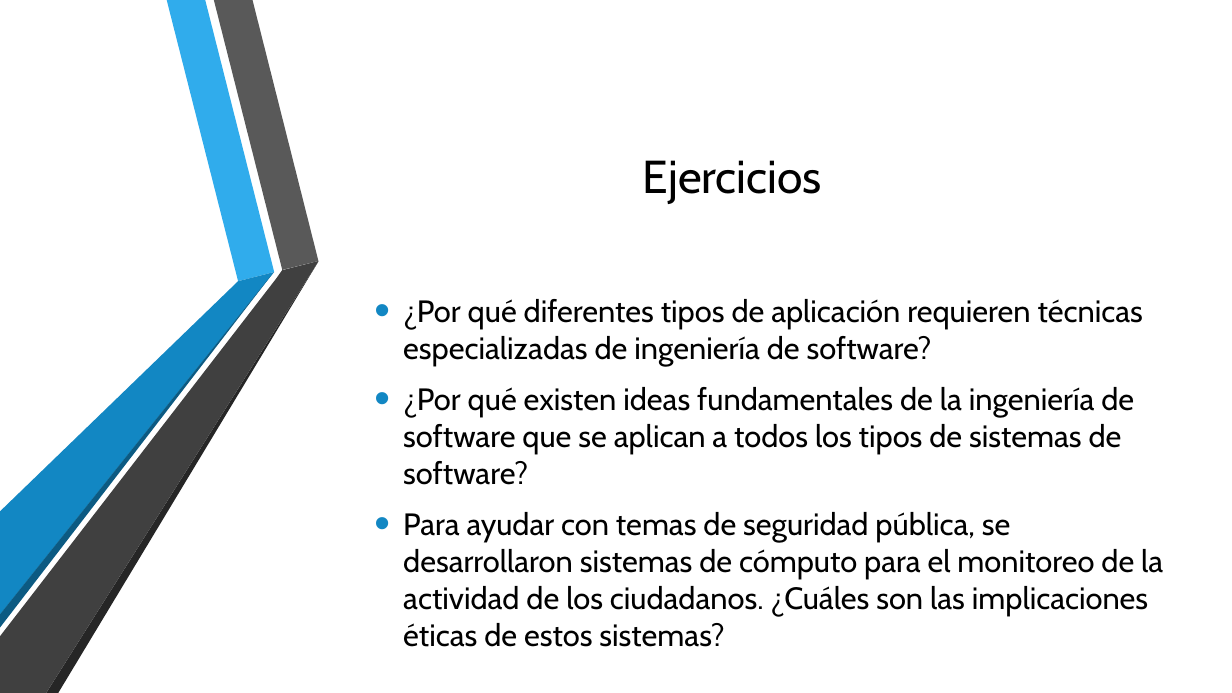
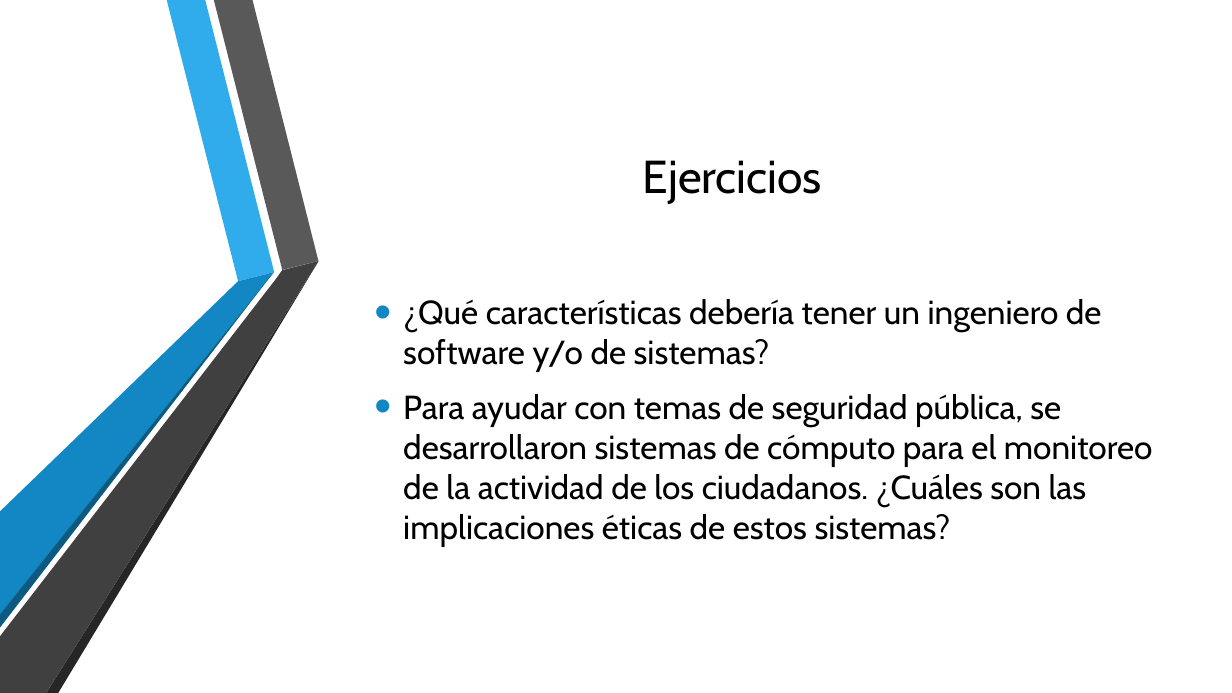
Before and after one commit to AryShared/SystemAnalysis, a slide deck: slide 17 of 1-1 Historia y evolucion del desarrollo de software.pptx (slide 21 before the commit). Drawn at 1232x693 pixels with LibreOffice and Linux fonts; fonts in the diff are those of the drawing; background and template pictures are left out. Boxes give left, top, right and bottom in pixels: in the first picture for what was removed or moved away, otherwise in the second. Text is boxed around its words. In the diff, an @@ line names an element or a change of style, - is before the commit and + after.

Commit message:
Actualización presentación 1-1
Se agregaron notas y se modificó el orden de los temas para mayor claridad.

```diff
--- a/1-1 Historia y evolucion del desarrollo de software.pptx
+++ b/1-1 Historia y evolucion del desarrollo de software.pptx
@@ text at (x1=403, y1=299, x2=1102, y2=372): text changed; size 24.1 to 26 pt @@
-• ¿Por qué diferentes tipos de aplicación requieren técnicas especializadas de ingeniería de software?
-• ¿Por qué existen ideas fundamentales de la ingeniería de software que se aplican a todos los tipos de sistemas de software?
+• ¿Qué características debería tener un ingeniero de software y/o de sistemas?
@@ text at (x1=403, y1=394, x2=1153, y2=547): size 24.1 to 26 pt in "Para ayudar con temas de seguridad pública, ..." @@
```
Also in this commit, not shown: 5 other slides changed, 2 slides added, 6 slides removed.
